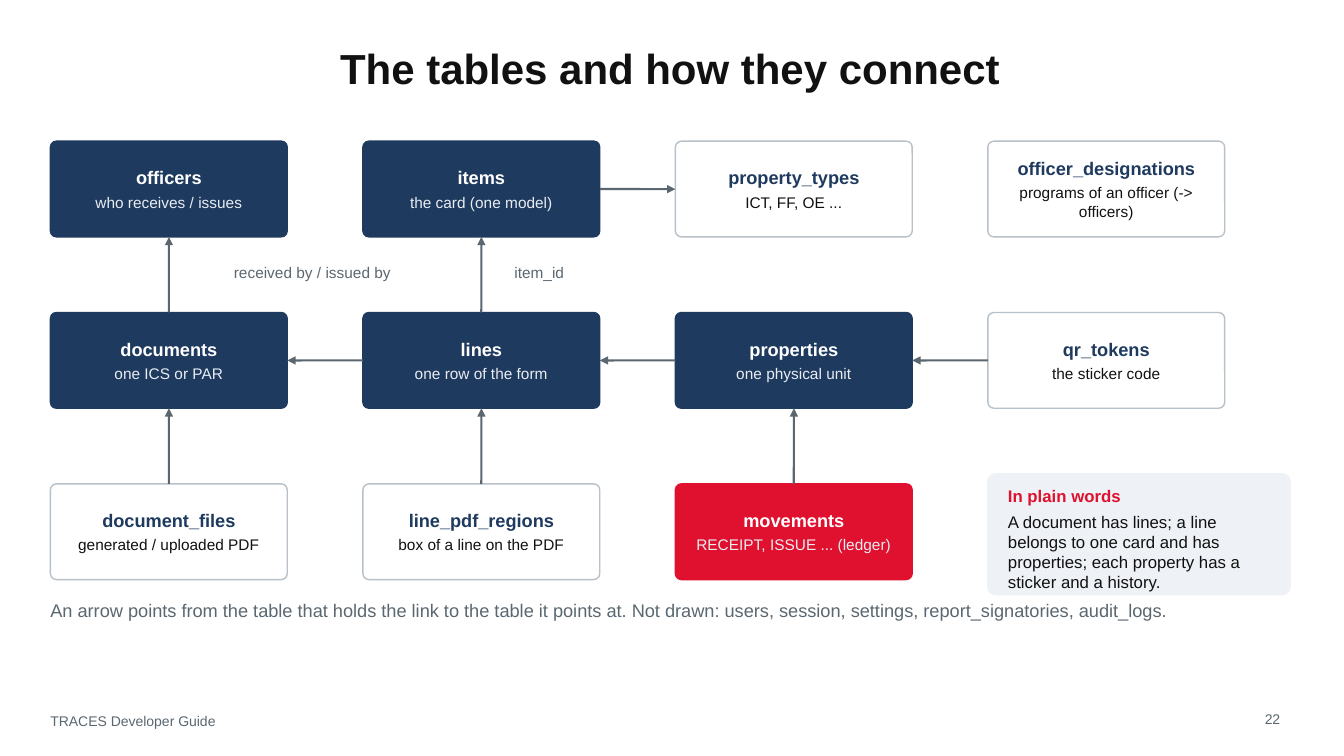
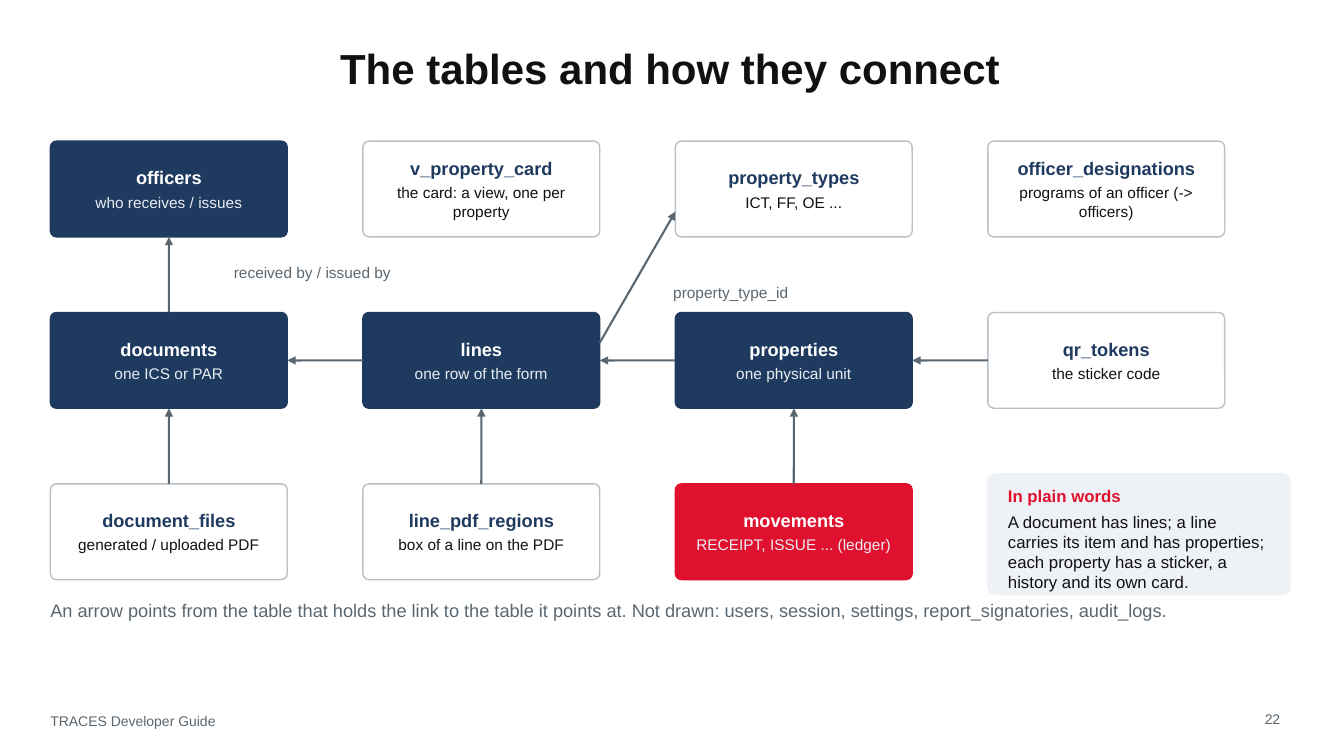
Before and after one commit to joww-seph/traces, a slide deck: slide 22 of docs/TRACES-Developer-Guide.pptx. Drawn at 1344x756 pixels with LibreOffice and Linux fonts; fonts in the diff are those of the drawing. Boxes give left, top, right and bottom in pixels: in the first picture for what was removed or moved away, otherwise in the second. Text is boxed around its words. In the diff, an @@ line names an element or a change of style, - is before the commit and + after.

```diff
--- a/docs/TRACES-Developer-Guide.pptx
+++ b/docs/TRACES-Developer-Guide.pptx
@@ rounded rectangle at box(363, 141, 600, 237): fill #1F3A5F to #FFFFFF; outline #1F3A5F 1 pt to #B8C0C8 1 pt @@
@@ text at box(397, 161, 565, 220): text changed; text colour #E8EDF2 to #111111 @@
-items
-the card (one model)
+v_property_card
+the card: a view, one per property
@@ arrow removed from (600, 190) to (676, 190) @@
@@ arrow moved from (482, 313) - (482, 237) to (600, 343) - (676, 212) @@
@@ text at box(673, 287, 788, 301): text changed @@
-item_id
+property_type_id
@@ text at box(1008, 516, 1264, 592): text changed @@
-A document has lines; a line belongs to one card and has properties; each property has a sticker and a history.
+A document has lines; a line carries its item and has properties; each property has a sticker, a history and its own card.
```
Also in this commit, not shown: 9 other slides changed, 6 other files.
